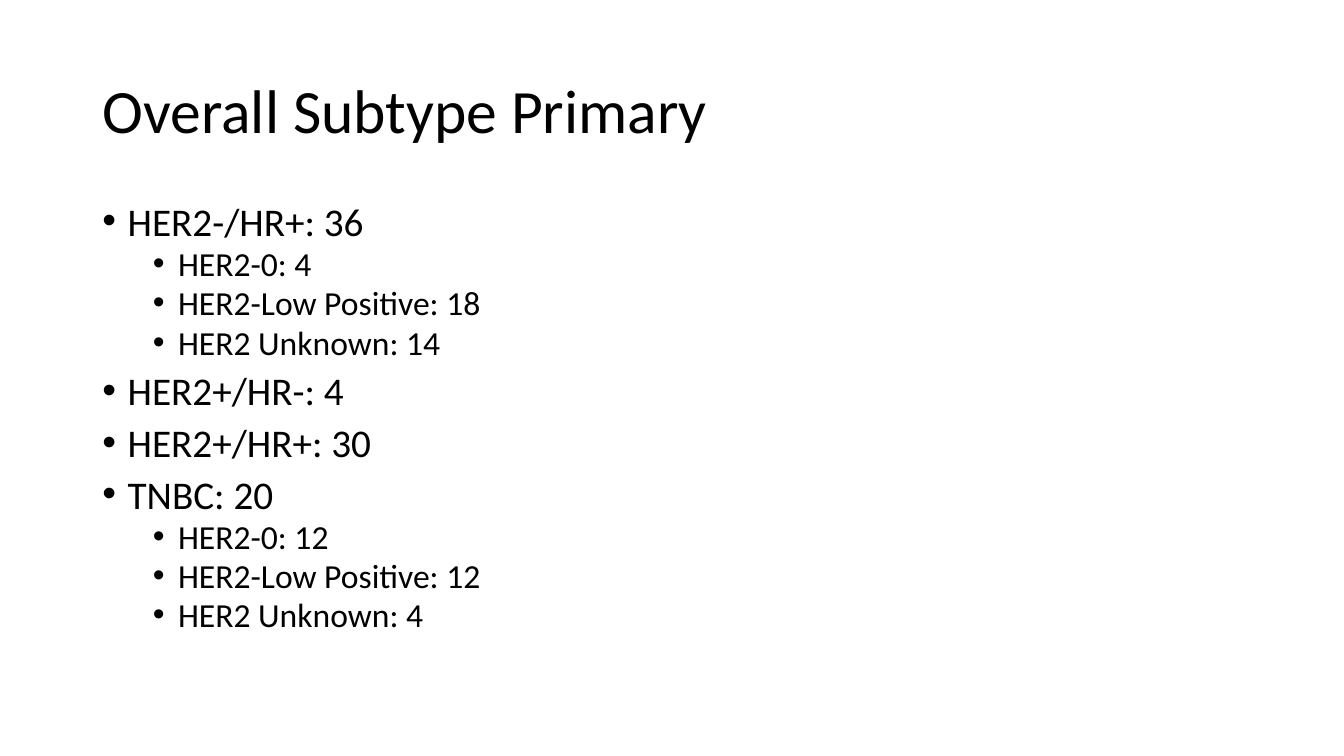
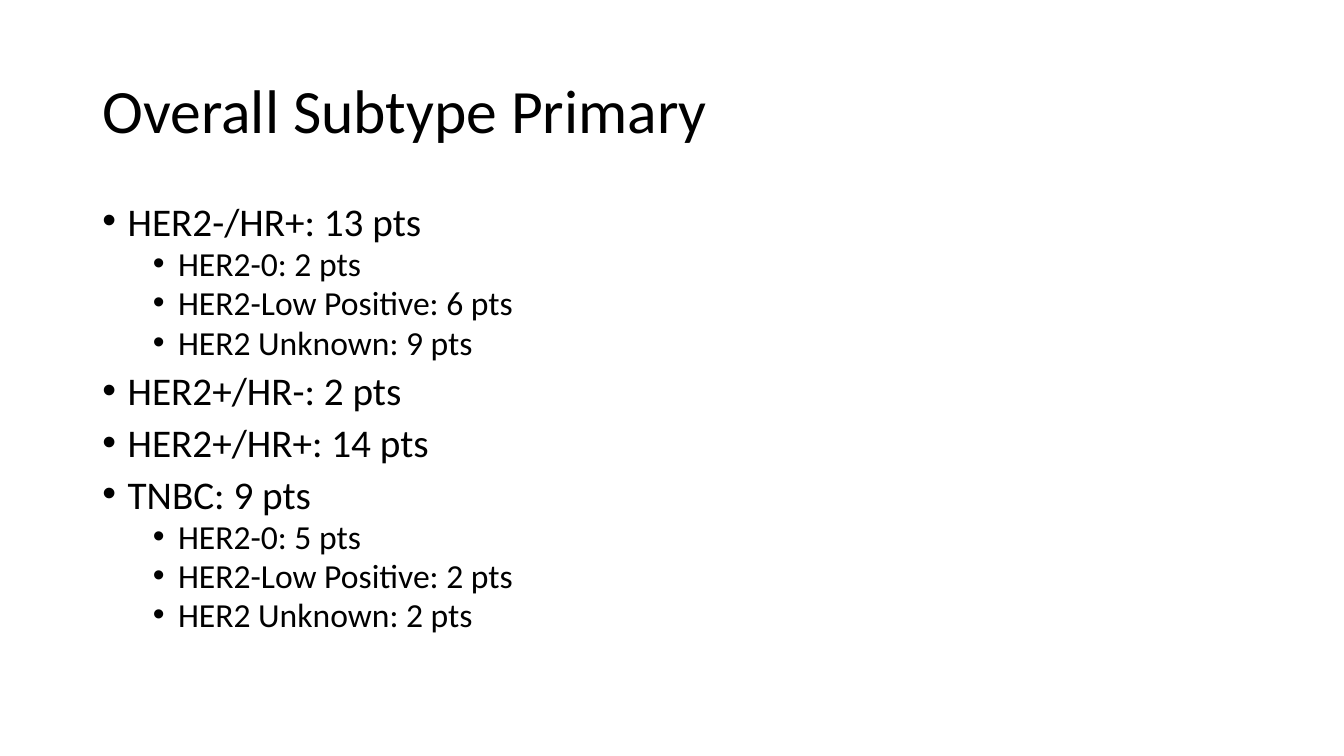
Before and after one commit to PatrickT75/BCBM_TMA_GeoMx, a slide deck: slide 2 of presentations/BCBM Subtype Analysis.pptx. Drawn at 1344x756 pixels with LibreOffice and Linux fonts; fonts in the diff are those of the drawing. Boxes give left, top, right and bottom in pixels: in the first picture for what was removed or moved away, otherwise in the second. Text is boxed around its words. In the diff, an @@ line names an element or a change of style, - is before the commit and + after.

```diff
--- a/presentations/BCBM Subtype Analysis.pptx
+++ b/presentations/BCBM Subtype Analysis.pptx
@@ text at [128,208,513,633]: text changed @@
-• HER2-/HR+: 36
-  • HER2-0: 4
-  • HER2-Low Positive: 18
-  • HER2 Unknown: 14
-• HER2+/HR-: 4
-• HER2+/HR+: 30
-• TNBC: 20
-  • HER2-0: 12
-  • HER2-Low Positive: 12
-  • HER2 Unknown: 4
+• HER2-/HR+: 13 pts
+  • HER2-0: 2 pts
+  • HER2-Low Positive: 6 pts
+  • HER2 Unknown: 9 pts
+• HER2+/HR-: 2 pts
+• HER2+/HR+: 14 pts
+• TNBC: 9 pts
+  • HER2-0: 5 pts
+  • HER2-Low Positive: 2 pts
+  • HER2 Unknown: 2 pts
```
Also in this commit, not shown: 5 other slides changed, 5 other files.
